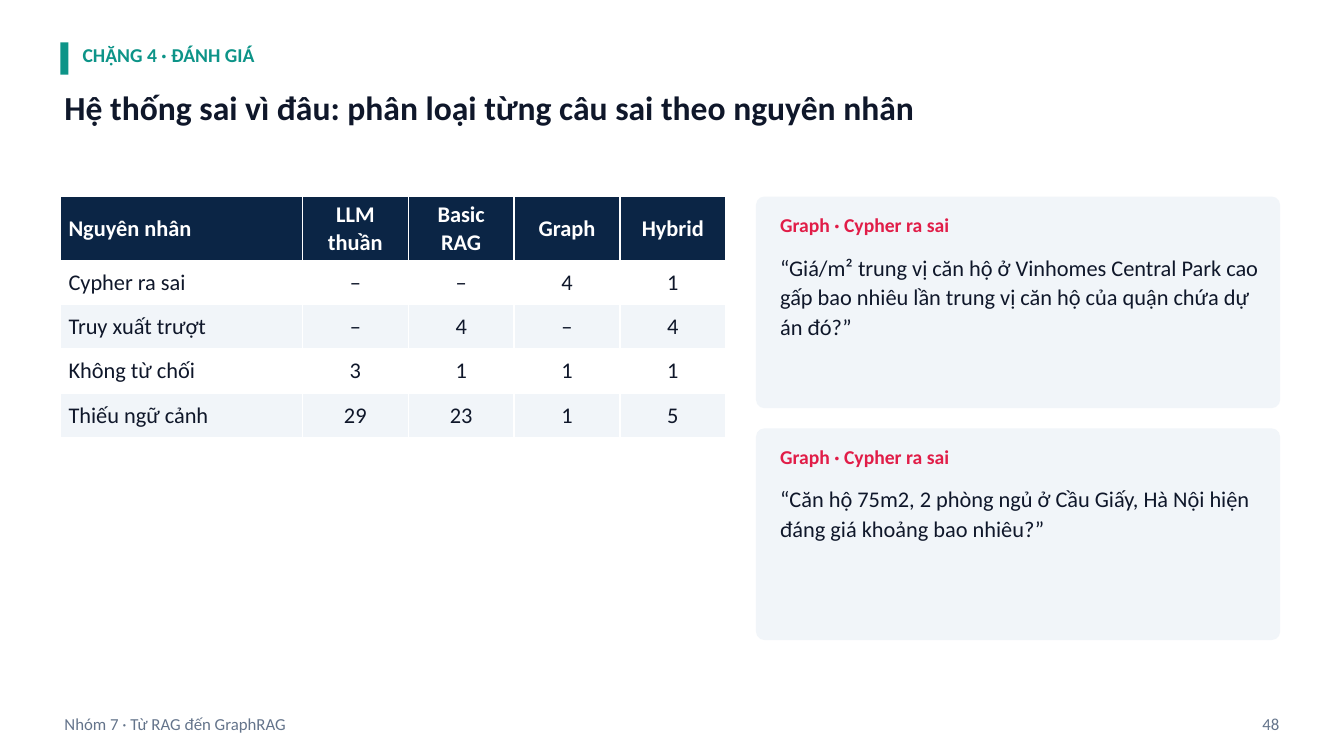
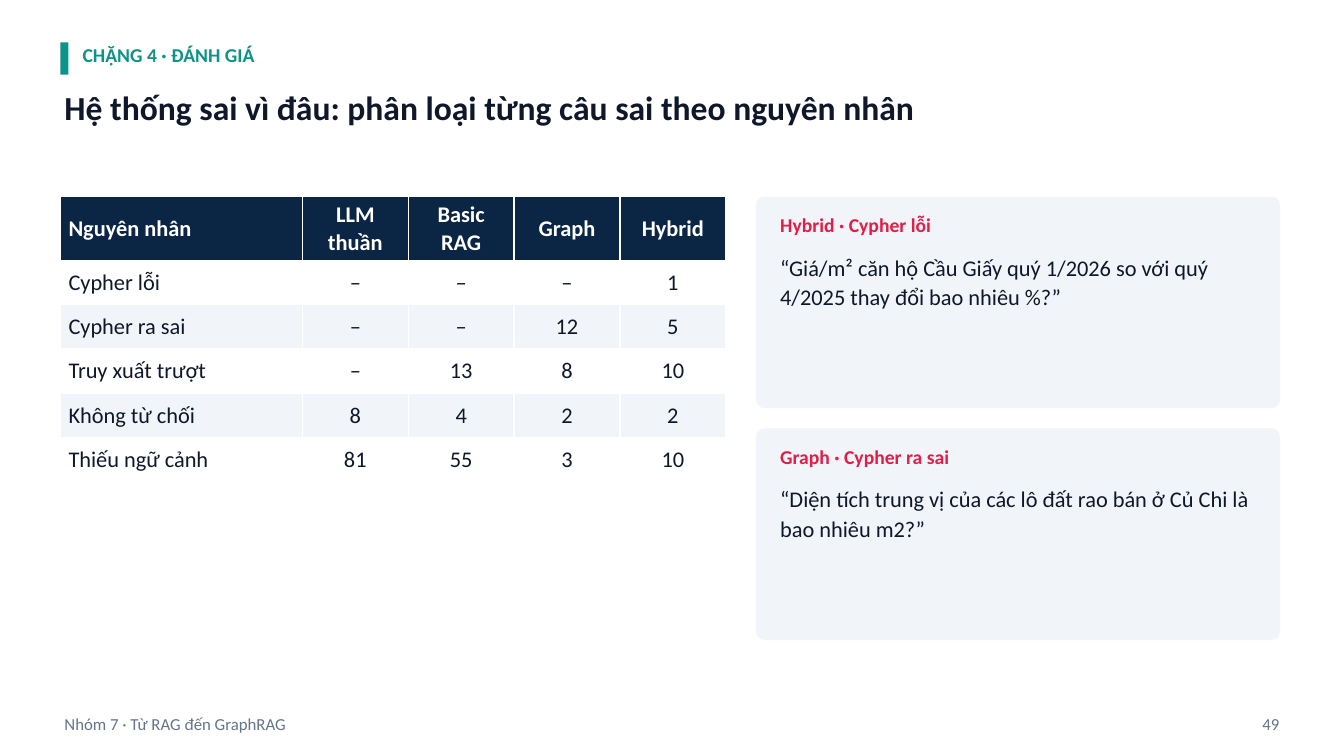
Before and after one commit to ngtukien/Vietnam-Real-Estates, a slide deck: slide 49 of slide/Từ-RAG-đến-GraphRAG-Trợ-lý-hỏi-đáp-thị-trường-bất-động-sản-Việt-Nam-có-lý-thuyết.pptx (slide 48 before the commit). Drawn at 1344x756 pixels with LibreOffice and Linux fonts; fonts in the diff are those of the drawing. Boxes give left, top, right and bottom in pixels: in the first picture for what was removed or moved away, otherwise in the second. Text is boxed around its words. In the diff, an @@ line names an element or a change of style, - is before the commit and + after.

```diff
--- a/slide/Từ-RAG-đến-GraphRAG-Trợ-lý-hỏi-đáp-thị-trường-bất-động-sản-Việt-Nam-có-lý-thuyết.pptx
+++ b/slide/Từ-RAG-đến-GraphRAG-Trợ-lý-hỏi-đáp-thị-trường-bất-động-sản-Việt-Nam-có-lý-thuyết.pptx
@@ table at [60,197,726,475] @@
-row 2: Cypher ra sai | – | – | 4 | 1
-row 3: Truy xuất trượt | – | 4 | – | 4
-row 4: Không từ chối | 3 | 1 | 1 | 1
-row 5: Thiếu ngữ cảnh | 29 | 23 | 1 | 5
+row 2: Cypher lỗi | – | – | – | 1
+row 3: Cypher ra sai | – | – | 12 | 5
+row 4: Truy xuất trượt | – | 13 | 8 | 10
+row 5: Không từ chối | 8 | 4 | 2 | 2
+row 6: Thiếu ngữ cảnh | 81 | 55 | 3 | 10
@@ text at [780,216,931,235]: text changed @@
-Graph · Cypher ra sai
+Hybrid · Cypher lỗi
@@ text at [780,258,1208,309]: text changed @@
-“Giá/m² trung vị căn hộ ở Vinhomes Central Park cao gấp bao nhiêu lần trung vị căn hộ của quận chứa dự án đó?”
+“Giá/m² căn hộ Cầu Giấy quý 1/2026 so với quý 4/2025 thay đổi bao nhiêu %?”
@@ text at [780,490,1248,537]: text changed @@
-“Căn hộ 75m2, 2 phòng ngủ ở Cầu Giấy, Hà Nội hiện đáng giá khoảng bao nhiêu?”
+“Diện tích trung vị của các lô đất rao bán ở Củ Chi là bao nhiêu m2?”
@@ text at [1262,719,1279,730]: text changed @@
-48
+49
```
Also in this commit, not shown: 20 other slides changed, 1 slide added, 48 other files.
